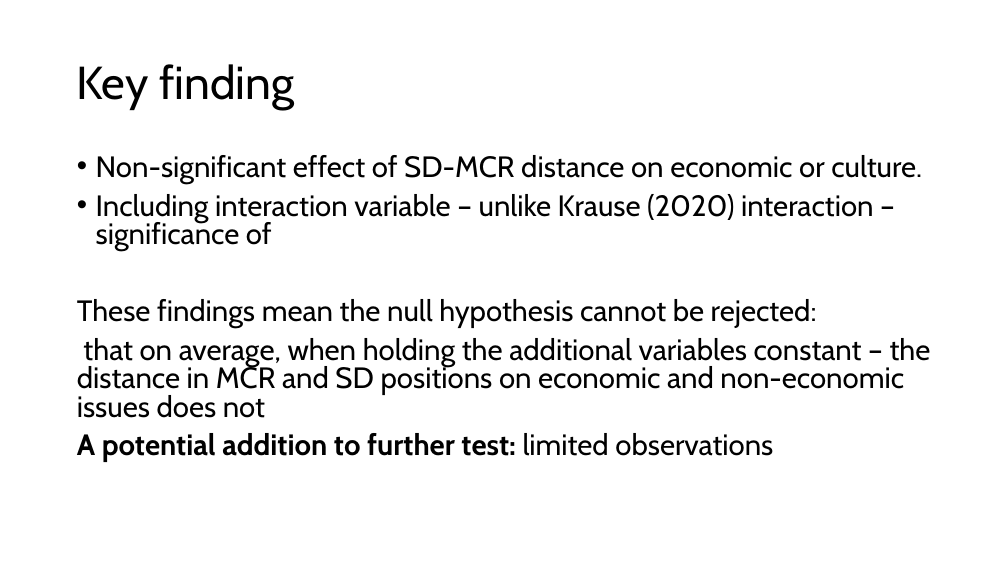
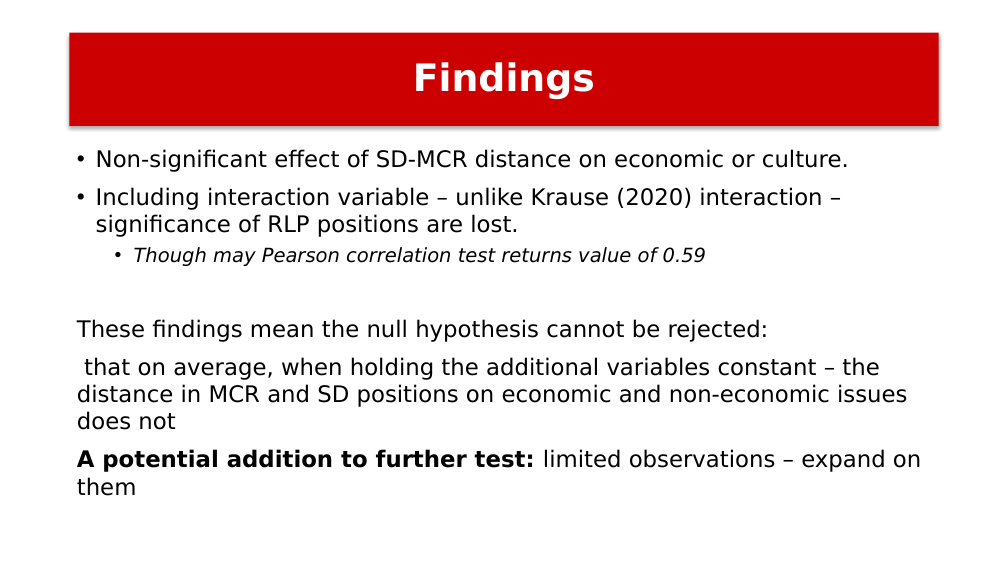
Before and after one commit to dlcy-dc/StatsII_2026, a slide deck: slide 20 of replication/my_replication/Replication paper powerpoint.pptx (slide 16 before the commit). Drawn at 1008x567 pixels with LibreOffice and Linux fonts; fonts in the diff are those of the drawing. Boxes give left, top, right and bottom in pixels: in the first picture for what was removed or moved away, otherwise in the second. Text is boxed around its words. In the diff, an @@ line names an element or a change of style, - is before the commit and + after.

```diff
--- a/replication/my_replication/Replication paper powerpoint.pptx
+++ b/replication/my_replication/Replication paper powerpoint.pptx
@@ rectangle added at (70,33,939,126), fill #CC0000, 36 pt, text #FFFFFF, bold @@
+Findings
@@ title removed at (77,64,294,110) @@
-Key finding
@@ text at (77,149,907,430): size 28 to 21.7 pt, font Cabin to DejaVu Sans in "Non-significant effect of SD-MCR distance on economic ...", "These findings mean the null hypothesis cannot ...", "that on average, when holding the additional ..."; line spacing 0.8 to 1 @@
@@ text at (96,187,822,266): text changed; size 28 to 21.7 pt; font Cabin to DejaVu Sans @@
-• Including interaction variable – unlike Krause (2020) interaction – significance of
+• Including interaction variable – unlike Krause (2020) interaction – significance of RLP positions are lost.
+  • Though may Pearson correlation test returns value of 0.59
@@ text at (77,449,921,496): text changed; size 28 to 21.7 pt; font Cabin to DejaVu Sans @@
-A potential addition to further test: limited observations
+A potential addition to further test: limited observations – expand on them
```
Also in this commit, not shown: 13 other slides changed, 5 slides added, 1 slide removed.
